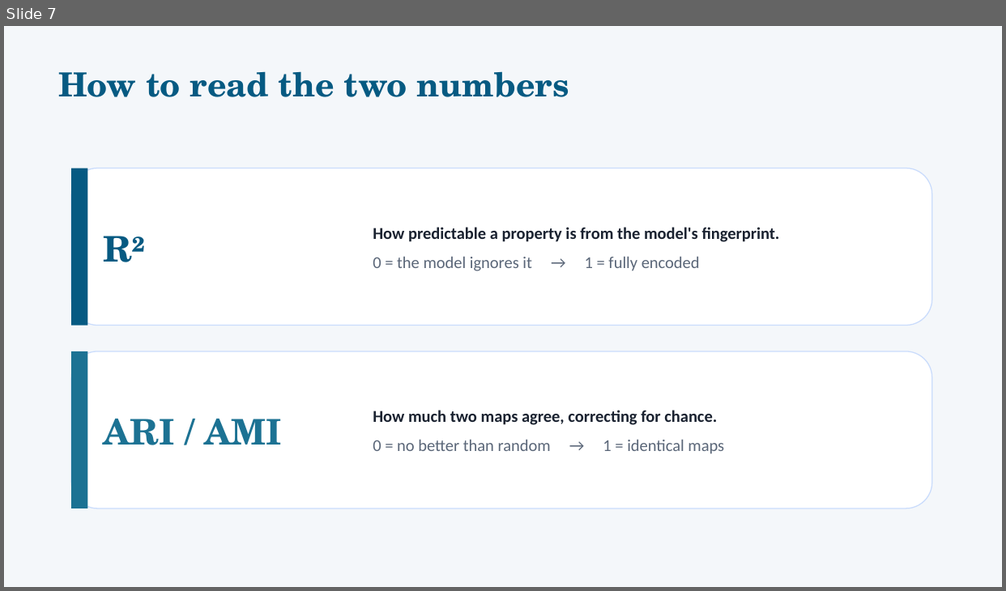
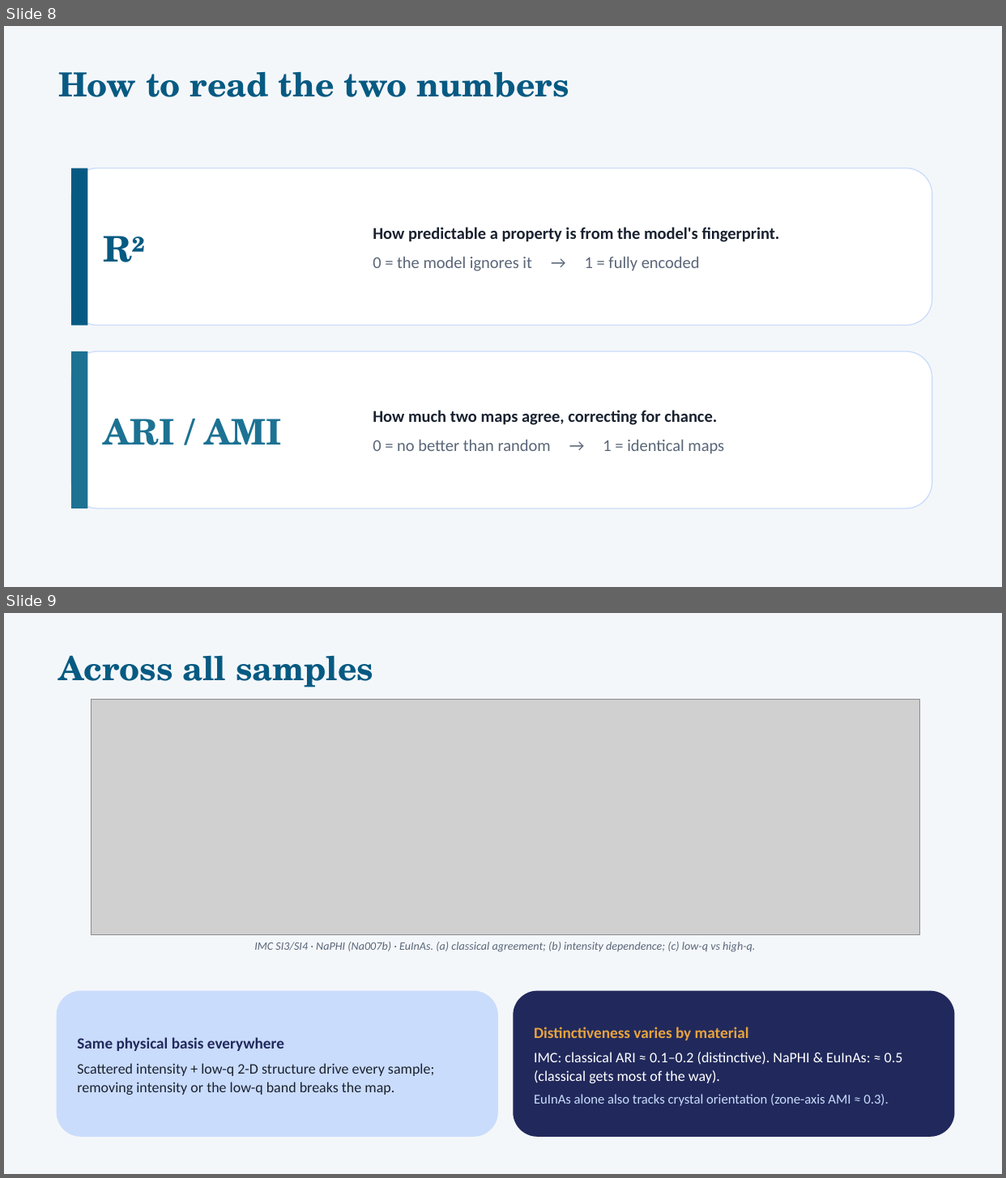
Before and after one commit to DanielKhaykelson/dino-4dstem, a slide deck: docs/explainer/interpretation_explainer.pptx. Shown one above the other, each under a label of ours: slide 7 before the commit, slides 8 and 9 after it. The pictures are 1006x591 and 1006x1178 pixels, drawn with LibreOffice and Linux fonts; fonts in the diff are those of the drawing; grey boxes stand for pictures. Boxes give left, top, right and bottom in pixels: in the first picture for what was removed or moved away, otherwise in the second. Text is boxed around its words. In the diff, an @@ line names an element or a change of style, - is before the commit and + after.

```diff
--- a/docs/explainer/interpretation_explainer.pptx
+++ b/docs/explainer/interpretation_explainer.pptx
@@ slide 9 added at bbox=[4, 613, 1002, 1174], background #FFFFFF @@
@@ rectangle added at bbox=[4, 613, 1002, 1174], fill #F4F7FA @@
@@ text added at bbox=[58, 655, 373, 688], 32 pt, text #065A82, bold @@
+Across all samples
@@ picture added at bbox=[91, 699, 919, 935] @@
@@ text added at bbox=[254, 942, 755, 952], 11 pt, text #5A6678, italic @@
+IMC SI3/SI4 · NaPHI (Na007b) · EuInAs. (a) classical agreement; (b) intensity dependence; (c) low-q vs high-q.
@@ rounded rectangle added at bbox=[57, 991, 498, 1137], fill #CADCFC @@
@@ rounded rectangle added at bbox=[513, 991, 955, 1137], fill #21295C @@
@@ text added at bbox=[77, 1037, 434, 1095], 14 pt, text #1A2230 @@
+Same physical basis everywhere
+Scattered intensity + low-q 2-D structure drive every sample; removing intensity or the low-q band breaks the map.
@@ text added at bbox=[534, 1027, 903, 1106], 14 pt, text #FFFFFF @@
+Distinctiveness varies by material
+IMC: classical ARI ≈ 0.1–0.2 (distinctive). NaPHI & EuInAs: ≈ 0.5 (classical gets most of the way).
+EuInAs alone also tracks crystal orientation (zone-axis AMI ≈ 0.3).
@@ what was slide 7 is now slide 8 @@
```
Also in this commit, not shown: 1 slide changed, 1 other slide added, 1 slide removed, 30 other files.
